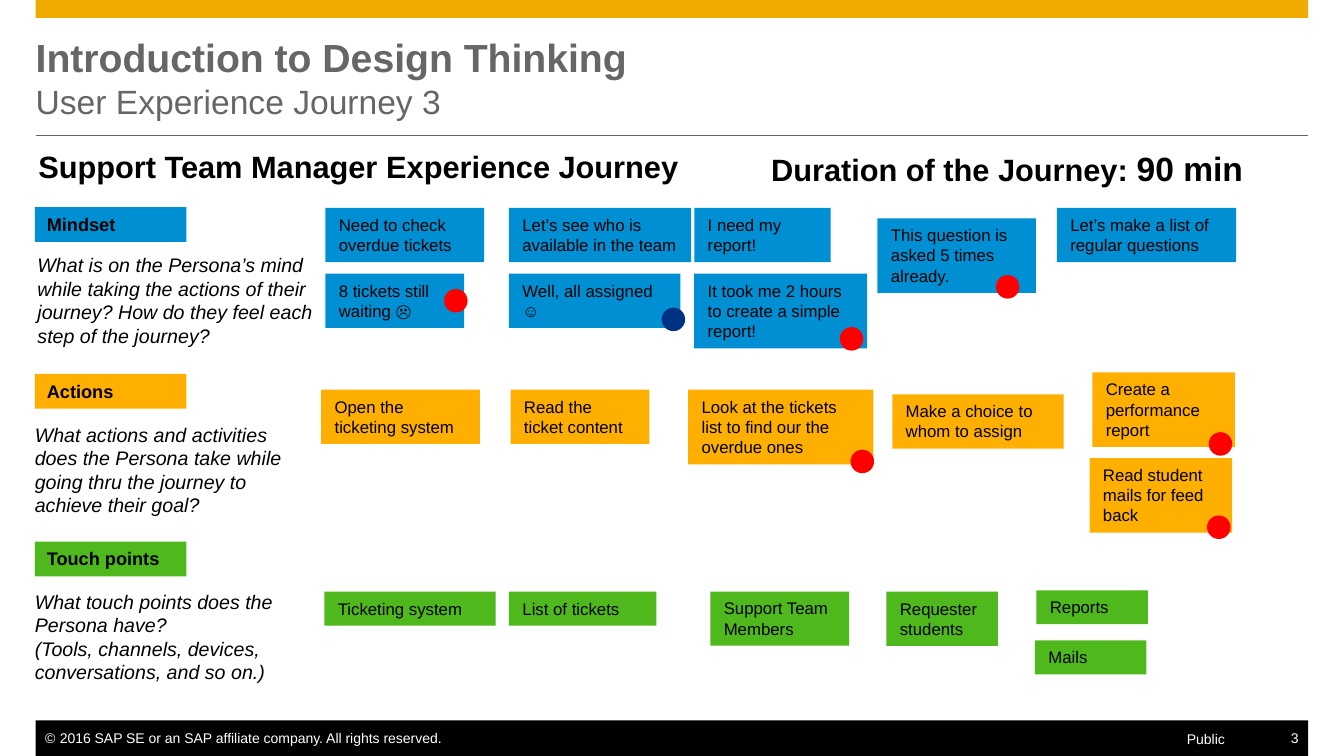
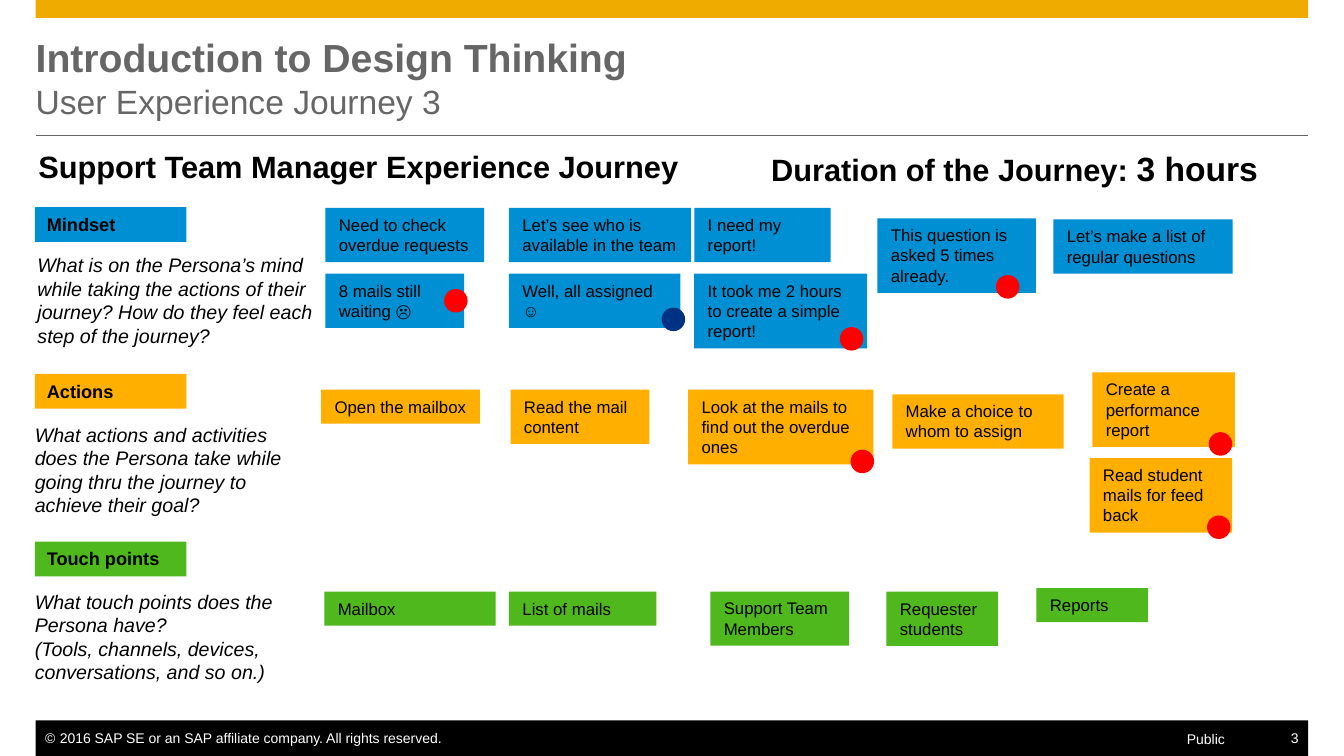
Before and after one commit to marcialu/SupportTicketingSystem, a slide deck: slide 3 of Design/Figures/User Experience.pptx. Drawn at 1344x756 pixels with LibreOffice and Linux fonts; fonts in the diff are those of the drawing. Boxes give left, top, right and bottom in pixels: in the first picture for what was removed or moved away, otherwise in the second. Text is boxed around its words. In the diff, an @@ line names an element or a change of style, - is before the commit and + after.

```diff
--- a/Design/Figures/User Experience.pptx
+++ b/Design/Figures/User Experience.pptx
@@ text at (771, 156, 1258, 187): text changed @@
-Duration of the Journey: 90 min
+Duration of the Journey: 3 hours
@@ text in rectangle at (339, 219, 468, 255): text changed @@
-Need to check overdue tickets
+Need to check overdue requests
@@ rectangle "Let’s make a list of ...": place and size @@
-rectangle "Let’s make a list of ..." at (1057, 208, 1236, 262)
+rectangle "Let’s make a list of ..." at (1053, 220, 1232, 274)
@@ text in rectangle at (339, 285, 421, 321): text changed @@
-8 tickets still waiting ☹
+8 mails still waiting ☹
@@ rectangle "Open the mailbox": place and size @@
-rectangle "Open the mailbox" at (321, 390, 481, 444)
+rectangle "Open the mailbox" at (321, 390, 481, 424)
@@ text in rectangle at (335, 401, 466, 417): text changed @@
-Open the ticketing system
+Open the mailbox
@@ text in rectangle at (524, 401, 628, 433): text changed @@
-Read the ticket content
+Read the mail content
@@ text in rectangle at (702, 401, 850, 453): text changed @@
-Look at the tickets list to find our the overdue ones
+Look at the mails to find out the overdue ones
@@ text in rectangle at (338, 603, 396, 615): text changed @@
-Ticketing system
+Mailbox
@@ text in rectangle at (522, 603, 611, 615): text changed @@
-List of tickets
+List of mails
@@ rectangle removed at (1035, 641, 1147, 675) @@
-Mails
```
Also in this commit, not shown: 2 other slides changed.
